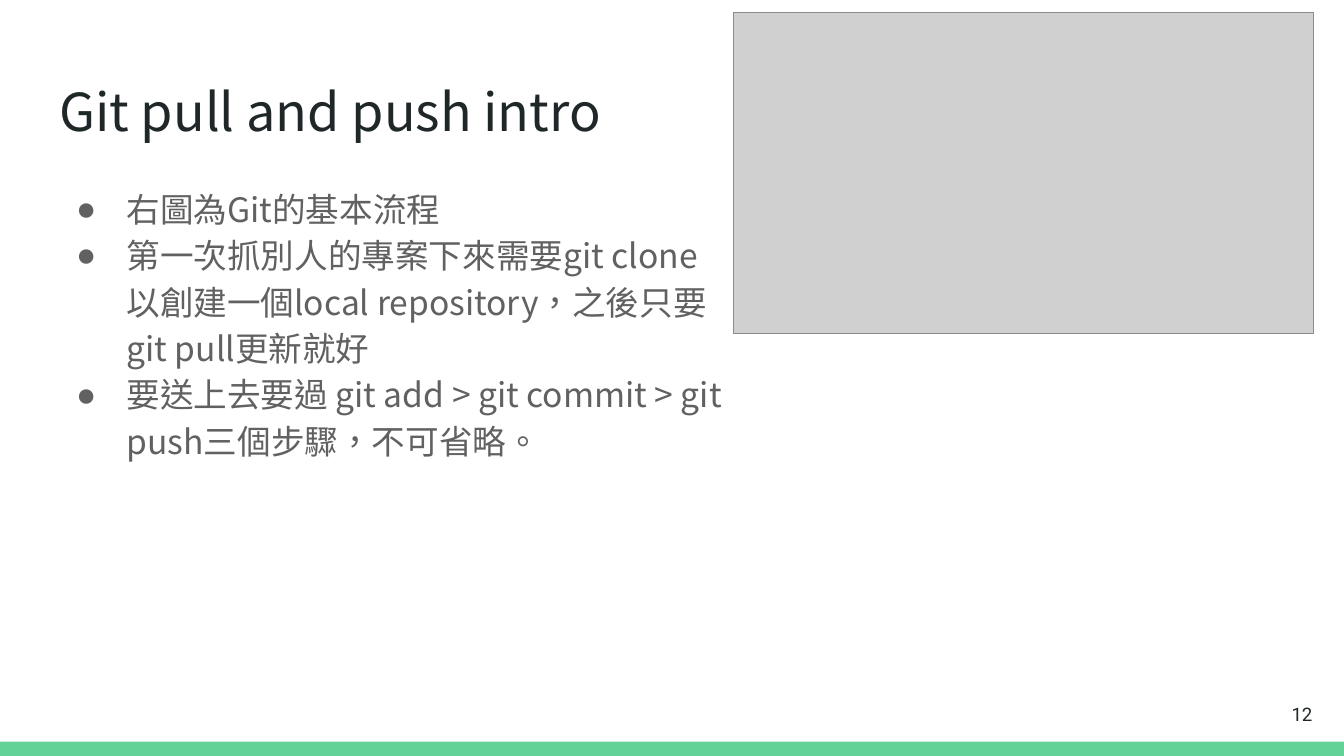
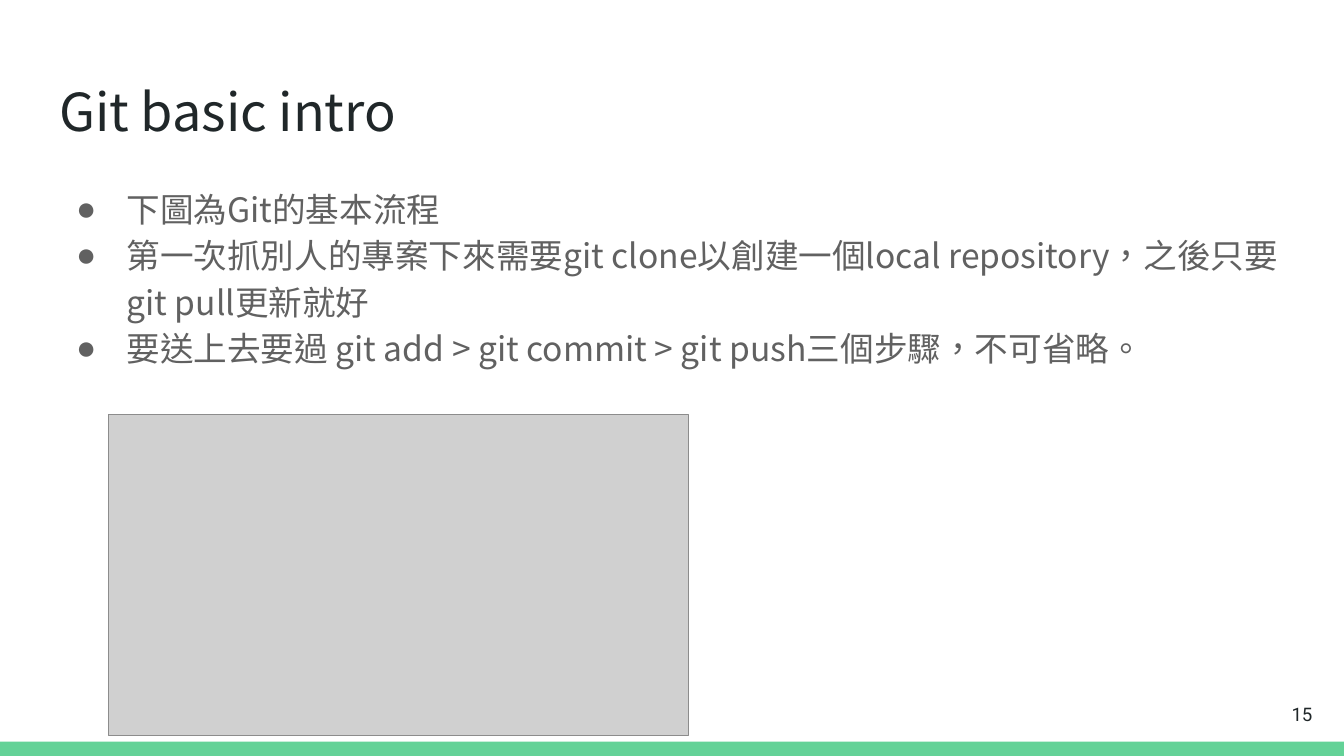
Before and after one commit to huskyhello/NTPU_codebook, a slide deck: slide 15 of codebook_tutorial.pptx (slide 12 before the commit). Drawn at 1344x756 pixels with LibreOffice and Linux fonts; fonts in the diff are those of the drawing; grey boxes stand for pictures. Boxes give left, top, right and bottom in pixels: in the first picture for what was removed or moved away, otherwise in the second. Text is boxed around its words. In the diff, an @@ line names an element or a change of style, - is before the commit and + after.

```diff
--- a/codebook_tutorial.pptx
+++ b/codebook_tutorial.pptx
@@ title at (59,89,396,132): text changed @@
-Git pull and push intro
+Git basic intro
@@ text at (126,194,440,225): text changed @@
-● 右圖為Git的基本流程
+● 下圖為Git的基本流程
@@ picture: place and size @@
-picture at (734,12,1313,333)
+picture at (109,415,688,737)
@@ page number at (1292,707,1313,721): text changed @@
-12
+15
```
Also in this commit, not shown: 10 other slides changed, 3 slides added, 7 other files.
